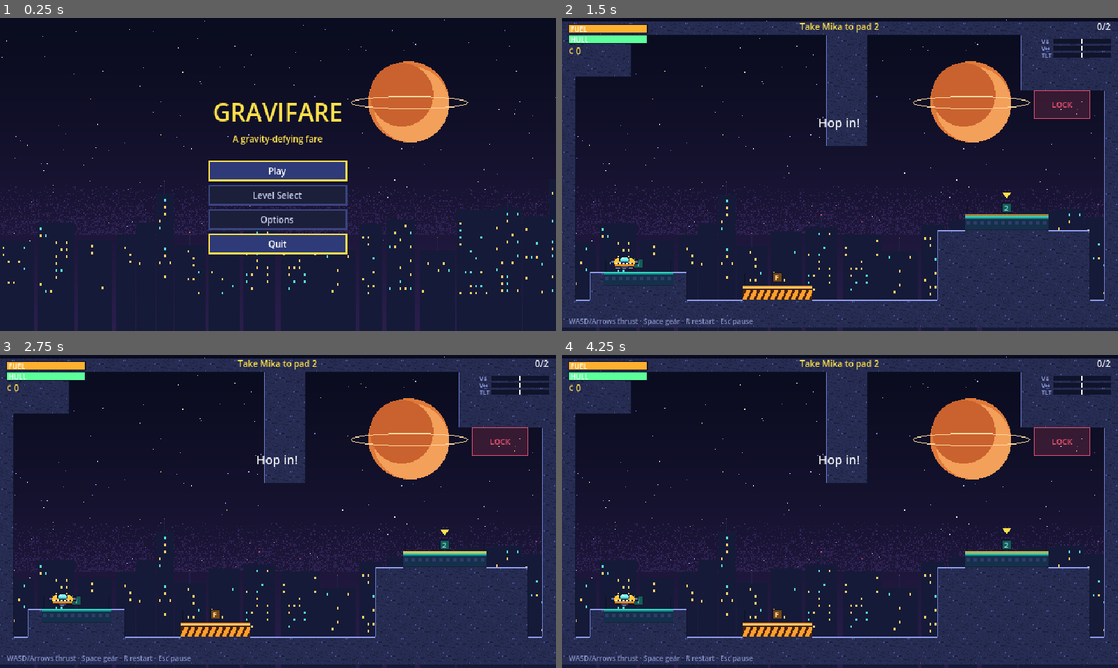
Above: before the commit, frames 1-4 (two rows, left to right).
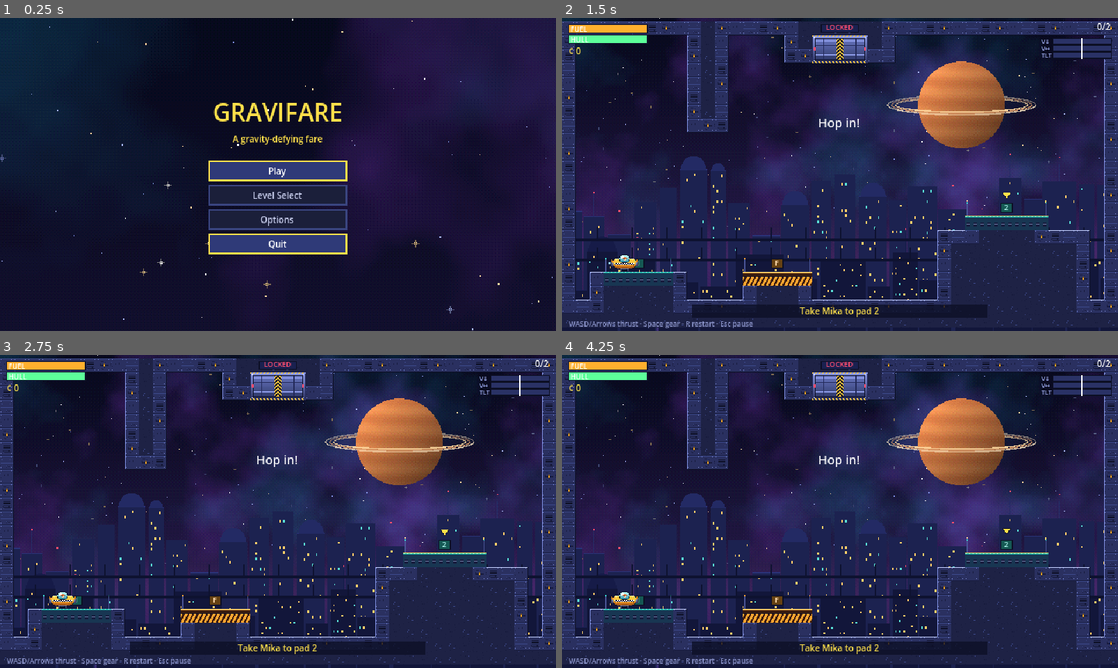
Above: after the commit, the same moments.

Repository: floppi77/gravifare
Game: Godot game, scene res://src/game/boot.tscn
Same seed, same stepped clock (60 frames per second), same inputs: the game is played once before the commit and once after it.
Inputs (mouse positions are in pixels of both pictures, inside the frame that each line leads up to):
- Up to frame 1 (0.25 s): no input
- Up to frame 2 (1.5 s): click "Play" at 0.5 s; tap Enter (ui_accept) at 1.25 s; move the mouse to (962, 158) at 1.27 s; hold D (thrust_right) from 1.28 s (still down); hold Space (gear) from 1.28 s (still down); click (962, 158) at 1.42 s
- Up to frame 3 (2.75 s): tap Enter (ui_accept) at 1.52, 1.55, 1.82, 2 s; release D (thrust_right) at 2 s; release Space (gear) at 2 s; drag from (166, 527) to (250, 574) at 2.02 s
- Up to frame 4 (4.25 s): tap R (restart) at 2.75 s; move the mouse to (895, 442) at 2.77 s; hold D (thrust_right) 2.78-3.5 s; hold Space (gear) 2.78-3.5 s; tap Enter (ui_accept) at 3.05, 3.5 s; drag from (812, 574) to (673, 464) at 3.52 s

The runs differ from the first frame. In frame 1, 19% of the frame differs, in the area x 0-100%, y 0-100%; in frame 2, 45%; in frame 3, 45%; in frame 4, 45%.

Commit message:
Gamepad-Menüauswahl (A/B), Ausgangstor mittig oben mit Animation, 1080p-Standard, Grafik in 3-facher Auflösung, Levelregeln-Tests
Co-Authored-By: Claude Sonnet 5.5 <noreply@anthropic.com>

Diff:
--- a/data/i18n/de.json
+++ b/data/i18n/de.json
@@ -43,5 +43,7 @@
  "OPT_REDUCE": "Weniger Bewegung",
  "ON": "an",
  "OFF": "aus",
- "TITLE_SUB": "Eine schwerelose Fahrt"
+ "TITLE_SUB": "Eine schwerelose Fahrt",
+ "EXIT_SIGN": "AUSGANG",
+ "EXIT_LOCKED": "GESPERRT"
 }
--- a/data/i18n/en.json
+++ b/data/i18n/en.json
@@ -43,5 +43,7 @@
  "OPT_REDUCE": "Reduced motion",
  "ON": "on",
  "OFF": "off",
- "TITLE_SUB": "A gravity-defying fare"
+ "TITLE_SUB": "A gravity-defying fare",
+ "EXIT_SIGN": "EXIT",
+ "EXIT_LOCKED": "LOCKED"
 }
--- a/data/levels/s1_01.json
+++ b/data/levels/s1_01.json
@@ -8,14 +8,14 @@
  },
  "map": [
   "########################################",
-  "#####..............###...........#######",
-  "#####..............###...........#######",
-  "#####..............###...........#######",
-  "#..................###...........#######",
-  "#..................###............EEEE.#",
-  "#..................###............EEEE.#",
-  "#..................###.................#",
-  "#..................###.................#",
+  "#........###....##EEEE##...............#",
+  "#........###....##EEEE##...............#",
+  "#........###...........................#",
+  "#........###...........................#",
+  "#........###...........................#",
+  "#........###...........................#",
+  "#........###...........................#",
+  "#......................................#",
   "#......................................#",
   "#......................................#",
   "#......................................#",
@@ -25,8 +25,8 @@
   "#..........................###########.#",
   "#..........................###########.#",
   "#...S......................###########.#",
-  "#.#11111#..................###########.#",
-  "#.#######....FFFFF.........###########.#",
+  "#.#11111#....FFFFF.........###########.#",
+  "#.#######....#####.........###########.#",
   "########################################",
   "########################################"
  ],
--- a/data/levels/s1_02.json
+++ b/data/levels/s1_02.json
@@ -8,8 +8,8 @@
  },
  "map": [
   "########################################",
-  "#.............####.....................#",
-  "#.............####.....................#",
+  "#.............####EEEE##...............#",
+  "#.............####EEEE##...............#",
   "#.............####.....................#",
   "#.............####.....................#",
   "#.............####.....................#",
@@ -17,8 +17,8 @@
   "#.............####...........###########",
   "#.333333.....................###########",
   "#########..............................#",
-  "#########.......................EEEEEE.#",
-  "#########...............####....EEEEEE.#",
+  "#########..............................#",
+  "#########...............####...........#",
   "#.......................####...........#",
   "#.......................####...........#",
   "#.......................####...222222..#",
--- a/data/levels/s1_03.json
+++ b/data/levels/s1_03.json
@@ -8,11 +8,11 @@
  },
  "map": [
   "########################################",
-  "#############..........................#",
-  "#############..........................#",
+  "#...............##EEEE##...............#",
+  "#...............##EEEE##...............#",
   "#......................................#",
-  "#.EEEEE................................#",
-  "#.EEEEE................................#",
+  "#......................................#",
+  "#......................................#",
   "#.............####.....#####...........#",
   "#.............####.....#####...........#",
   "#.............####.....#####...........#",
--- a/project.godot
+++ b/project.godot
@@ -8,9 +8,9 @@
 [display]
 window/size/viewport_width=640
 window/size/viewport_height=360
-window/size/window_width_override=1280
-window/size/window_height_override=720
-window/stretch/mode="viewport"
+window/size/window_width_override=1920
+window/size/window_height_override=1080
+window/stretch/mode="canvas_items"
 window/stretch/scale_mode="integer"
 
 [physics]
--- a/src/core/controls.gd
+++ b/src/core/controls.gd
@@ -36,6 +36,12 @@
 			jb.button_index = b
 			InputMap.action_add_event(a, jb)
 
+	# Godot 4.7 liefert für ui_accept/ui_cancel keine Gamepad-Standardtasten: A bestätigt, B bricht ab.
+	for pair in [["ui_accept", JOY_BUTTON_A], ["ui_cancel", JOY_BUTTON_B]]:
+		var jb := InputEventJoypadButton.new()
+		jb.button_index = pair[1]
+		InputMap.action_add_event(pair[0], jb)
+
 func _input(event: InputEvent) -> void:
 	if event is InputEventJoypadButton or (event is InputEventJoypadMotion and event.axis <= JOY_AXIS_RIGHT_Y and absf(event.axis_value) > 0.5):
 		last_device = "gamepad"
--- a/src/core/flow.gd
+++ b/src/core/flow.gd
@@ -43,6 +43,10 @@
 
 func _ready() -> void:
 	for a in OS.get_cmdline_user_args():
+		if a == "--dump-input":
+			for act in ["ui_accept", "ui_cancel", "ui_up", "ui_down", "gear", "pause"]:
+				print(act, " -> ", InputMap.action_get_events(act).map(func(e): return e.as_text()))
+			get_tree().quit.call_deferred()
 		if a.begins_with("--shot="):
 			_shot = a.substr(7)
 		elif a.begins_with("--frames="):
--- a/src/core/level_data.gd
+++ b/src/core/level_data.gd
@@ -17,6 +17,7 @@
 var pads := {}               # id -> {id, x0, x1, row, center, fuel}
 var spawn := Vector2.ZERO
 var exit_cells: Array = []
+var exit_open := false      # Laufzeitzustand; geschlossenes Tor ist fest
 var par_time := 90.0
 var start_fuel := Tuning.FUEL_MAX
 var raw := {}
@@ -77,7 +78,7 @@
 
 func is_solid_cell(cx: int, cy: int) -> bool:
 	var c := cell(cx, cy)
-	return c == SOLID or c == "^" or (c >= "1" and c <= "9") or c == "F"
+	return c == SOLID or c == "^" or (c >= "1" and c <= "9") or c == "F" or (c == "E" and not exit_open)
 
 func is_solid_at(p: Vector2) -> bool:
 	return is_solid_cell(floori(p.x / Tuning.TILE), floori(p.y / Tuning.TILE))
@@ -104,5 +105,17 @@
 			return pad
 	return {}
 
+func exit_rect() -> Rect2:
+	## Tor als Rechteck in Pixeln (leer, wenn das Level keins hat).
+	if exit_cells.is_empty():
+		return Rect2()
+	var x0 := 1 << 30
+	var y0 := 1 << 30
+	var x1 := -1
+	var y1 := -1
+	for c in exit_cells:
+		x0 = mini(x0, c.x); y0 = mini(y0, c.y); x1 = maxi(x1, c.x); y1 = maxi(y1, c.y)
+	return Rect2(x0 * Tuning.TILE, y0 * Tuning.TILE, (x1 - x0 + 1) * Tuning.TILE, (y1 - y0 + 1) * Tuning.TILE)
+
 func pixel_size() -> Vector2:
 	return Vector2(width * Tuning.TILE, height * Tuning.TILE)
--- a/src/core/run.gd
+++ b/src/core/run.gd
@@ -30,6 +30,7 @@
 	soft_landings = 0
 	result = Result.RUNNING
 	exit_open = lvl.jobs.is_empty()
+	lvl.exit_open = exit_open
 	job_time = 0.0
 
 func current_job() -> Dictionary:
@@ -114,4 +115,5 @@
 	phase_timer = 0.0
 	if job_index >= level.jobs.size():
 		exit_open = true
+		level.exit_open = true
 		log.append({"type": "exit_open"})
--- a/src/game/backdrop.gd
+++ b/src/game/backdrop.gd
@@ -2,6 +2,7 @@
 ## Parallax-Hintergrund (Sektor 1). Zwei Ebenen, Offsets ganzzahlig gerundet.
 
 var far: Texture2D = preload("res://assets/art/bg_s1_far.png")
+var mid: Texture2D = preload("res://assets/art/bg_s1_mid.png")
 var near: Texture2D = preload("res://assets/art/bg_s1_near.png")
 var cam_ref: Camera2D
 var lvl: LevelData
@@ -13,10 +14,17 @@
 	queue_redraw()
 
 func _draw() -> void:
-	draw_texture(far, Vector2.ZERO)
+	var full := Rect2(0, 0, 640, 360)
+	draw_texture_rect(far, full, false)
 	var cam := get_viewport().get_camera_2d()
 	var off := Vector2.ZERO
 	if cam != null and lvl != null:
 		off = cam.get_screen_center_position() - Vector2(320, 180)
-	var nx := -floorf(off.x * 0.25)
-	draw_texture(near, Vector2(nx, -floorf(off.y * 0.1)))
+	_layer(mid, off, 0.08)
+	_layer(near, off, 0.18)
+
+func _layer(tex: Texture2D, off: Vector2, k: float) -> void:
+	var x := -roundf(off.x * k * 3.0) / 3.0
+	var y := -roundf(off.y * k * 3.0) / 3.0
+	for i in [-1, 0, 1]:
+		draw_texture_rect(tex, Rect2(x + i * 640.0, y, 640, 360), false)
--- a/src/game/game.gd
+++ b/src/game/game.gd
@@ -22,6 +22,10 @@
 		Flow.current_level = "s1_01"
 	level_path = Flow.level_path(Flow.current_level)
 	load_level(level_path)
+	if OS.get_cmdline_user_args().has("--debug-open-exit"):
+		run.exit_open = true
+		run.level.exit_open = true
+		world_tiles.door = 1.0
 
 func load_level(path: String) -> void:
 	var lvl := LevelData.load_file(path)
--- a/src/game/hud.gd
+++ b/src/game/hud.gd
@@ -45,7 +45,10 @@
 			txt = tr("HUD_DELIVER") % [who, run.target_pad()]
 		else:
 			txt = tr("HUD_PICKUP") % [who, run.target_pad()]
-	draw_string(font, Vector2(size.x * 0.5 - 150, 14), txt, HORIZONTAL_ALIGNMENT_CENTER, 300, 10, Color("#ffe14a"))
+	if txt != "":
+		draw_rect(Rect2(size.x * 0.5 - 170, size.y - 30, 340, 15), Color(0.05, 0.06, 0.15, 0.8))
+		draw_rect(Rect2(size.x * 0.5 - 170, size.y - 30, 340, 15), Color("#3a4580"), false, 0.67)
+		draw_string(font, Vector2(size.x * 0.5 - 170, size.y - 19), txt, HORIZONTAL_ALIGNMENT_CENTER, 340, 10, Color("#ffe14a"))
 	var done := "%d/%d" % [run.delivered, run.level.jobs.size()]
 	draw_string(font, Vector2(size.x - 70, 14), done, HORIZONTAL_ALIGNMENT_RIGHT, 62, 10, Color.WHITE)
 	# Landeampel: Sinkrate, Seitengeschwindigkeit, Neigung
@@ -61,12 +64,13 @@
 		var lim: float = rows[i][2]
 		var ratio: float = clampf(v / lim, 0.0, 2.0)
 		var col := Color("#5dff9a") if ratio <= 0.7 else (Color("#ffe14a") if ratio <= 1.0 else Color("#ff4d6d"))
-		draw_rect(Rect2(gx, gy + i * 8, 66, 6), Color("#10142b"))
+		draw_rect(Rect2(gx - 0.67, gy + i * 8 - 0.67, 67.3, 7.3), Color("#0c0f24"))
+		draw_rect(Rect2(gx, gy + i * 8, 66, 6), Color("#2a3266"))
 		draw_rect(Rect2(gx + 1, gy + i * 8 + 1, 64.0 * minf(ratio / 2.0, 1.0), 4), col)
-		draw_rect(Rect2(gx + 32, gy + i * 8, 1, 6), Color.WHITE)
+		draw_rect(Rect2(gx + 32, gy + i * 8 - 1, 1, 8), Color.WHITE)
 		draw_string(font, Vector2(gx - 14, gy + i * 8 + 6), rows[i][0], HORIZONTAL_ALIGNMENT_LEFT, -1, 7, Color("#a9b8ff"))
 	var hint := tr("HUD_HINT_PAD") if Controls.last_device == "keyboard" else tr("HUD_HINT_PAD_PAD")
-	draw_string(font, Vector2(8, size.y - 8), hint, HORIZONTAL_ALIGNMENT_LEFT, -1, 8, Color("#8a93c9"))
+	draw_string(font, Vector2(8, size.y - 5), hint, HORIZONTAL_ALIGNMENT_LEFT, -1, 8, Color("#8a93c9"))
 	if message_t > 0.0:
 		draw_string(font, Vector2(0, size.y * 0.35), message, HORIZONTAL_ALIGNMENT_CENTER, size.x, 14, Color.WHITE)
 	if run.result == Run.Result.FAILED:
--- a/src/game/taxi_view.gd
+++ b/src/game/taxi_view.gd
@@ -36,8 +36,8 @@
 		var gl := Tuning.GEAR_LEN * g
 		var steel := Color("#c9cfee")
 		for sx in [-1.0, 1.0]:
-			draw_line(Vector2(sx * 5.0, 6), Vector2(sx * Tuning.FOOT_X, 5 + gl), steel, 1.0)
-			draw_rect(Rect2(sx * Tuning.FOOT_X - 2, 5 + gl, 4, 1), steel)
+			draw_line(Vector2(sx * 5.0, 5.5), Vector2(sx * Tuning.FOOT_X, 5 + gl), steel, 0.7)
+			draw_rect(Rect2(sx * Tuning.FOOT_X - 2, 5 + gl, 4, 0.7), steel)
 		if sim.gear_extended():
 			var ok := sim.landing_margin()
 			var lamp := Color("#5dff9a") if ok > 0.0 else Color("#ff4d6d")
@@ -46,8 +46,8 @@
 	var flick := 0.6 + 0.4 * sin(t * 60.0)
 	if flame_main > 0.0:
 		var h := 4.0 + 8.0 * flame_main * flick
-		draw_colored_polygon(PackedVector2Array([Vector2(-3, 6), Vector2(3, 6), Vector2(0, 6 + h)]), Color("#ff8a2e"))
-		draw_colored_polygon(PackedVector2Array([Vector2(-1.5, 6), Vector2(1.5, 6), Vector2(0, 6 + h * 0.6)]), Color("#fff0a0"))
+		draw_colored_polygon(PackedVector2Array([Vector2(-3, 8.5), Vector2(3, 8.5), Vector2(0, 8.5 + h)]), Color("#ff8a2e"))
+		draw_colored_polygon(PackedVector2Array([Vector2(-1.5, 8.5), Vector2(1.5, 8.5), Vector2(0, 8.5 + h * 0.6)]), Color("#fff0a0"))
 	if flame_down > 0.0:
 		var h2 := 3.0 + 4.0 * flick
 		for sx in [-1.0, 1.0]:
@@ -55,13 +55,13 @@
 	if absf(flame_side) > 0.05:
 		var s := -signf(flame_side)
 		var w := 3.0 + 6.0 * absf(flame_side) * flick
-		var x0 := s * 15.0
+		var x0 := s * 15.5
 		draw_colored_polygon(PackedVector2Array([Vector2(x0, -1), Vector2(x0, 1), Vector2(x0 + s * w, 0)]), Color("#8fd8ff"))
 	# Rumpf
 	var mod := Color.WHITE
 	if flash > 0.0:
 		mod = Color(1, 0.4 + 0.6 * (1.0 - flash), 0.4 + 0.6 * (1.0 - flash))
-	draw_texture(tex, Vector2(-16, -10), mod)
+	draw_texture_rect(tex, Rect2(-16, -10, 32, 20), false, mod)
 	# Schadenanzeige: Funken/Rauch
 	if hurt > 0.45 and int(t * 8.0) % 2 == 0:
 		draw_rect(Rect2(-6 + (int(t * 13.0) % 5), -8 - (int(t * 7.0) % 3), 1, 1), Color("#ffd37a"))
--- a/src/game/world_view.gd
+++ b/src/game/world_view.gd
@@ -1,48 +1,69 @@
 extends Node2D
-## Zeichnet das statische Level aus dem Tile-Atlas, plus Pads, Fahrgäste und Zielmarker.
+## Zeichnet das statische Level aus dem Tile-Atlas (Texturen in 3-facher Detailauflösung),
+## Pads mit Signalbaken, das Ausgangstor, Fahrgäste und Zielmarker.
 
 const T := Tuning.TILE
+const PX := 1.0 / 3.0                 # ein Bildschirmpixel bei 1080p in Welteinheiten
+const GATE_INNER := Rect2(10.0 / 3.0, 10.0 / 3.0, 172.0 / 3.0, 76.0 / 3.0)
+const LEAF_W := 86.0 / 3.0
+
 var level: LevelData
 var run: Run
 var tiles_tex: Texture2D = preload("res://assets/art/tiles_s1.png")
 var pass_tex: Texture2D = preload("res://assets/art/passengers.png")
+var gate_frame: Texture2D = preload("res://assets/art/gate_frame.png")
+var leaf_l: Texture2D = preload("res://assets/art/gate_leaf_l.png")
+var leaf_r: Texture2D = preload("res://assets/art/gate_leaf_r.png")
 var t := 0.0
+var door := 0.0                       # 0 = zu, 1 = offen (animiert)
 
 func setup(r: Run) -> void:
 	run = r
 	level = r.level
+	door = 1.0 if r.exit_open else 0.0
 	queue_redraw()
 
 func _process(delta: float) -> void:
 	t += delta
+	if run != null:
+		door = move_toward(door, 1.0 if run.exit_open else 0.0, delta * 0.9)
 	queue_redraw()
 
 func _hash(x: int, y: int) -> int:
 	return int(absi((x * 73856093) ^ (y * 19349663))) % 4
 
 func _tile(idx: int, cx: int, cy: int) -> void:
-	draw_texture_rect_region(tiles_tex, Rect2(cx * T, cy * T, T, T), Rect2(idx * 16, 0, 16, 16))
+	draw_texture_rect_region(tiles_tex, Rect2(cx * T, cy * T, T, T), Rect2(idx * 48, 0, 48, 48))
+
+func _deep(cx: int, cy: int) -> bool:
+	for dy in range(-1, 2):
+		for dx in range(-1, 2):
+			if not level.is_solid_cell(cx + dx, cy + dy):
+				return false
+	return true
 
 func _draw() -> void:
 	if level == null:
 		return
-	var edge := Color("#6f7fd0")
-	var edge_hi := Color("#a9b8ff")
+	var edge := Color("#7f8fe0")
+	var edge_hi := Color("#c4d0ff")
+	var shadow := Color("#0c0f24")
 	for cy in level.height:
 		for cx in level.width:
 			var c := level.cell(cx, cy)
 			if c == "#":
-				_tile(_hash(cx, cy), cx, cy)
-				# Kantenlicht zu offenen Nachbarn
+				_tile(7 + _hash(cx, cy) % 3 if _deep(cx, cy) else _hash(cx, cy), cx, cy)
+				var x := cx * T
+				var y := cy * T
 				if not level.is_solid_cell(cx, cy - 1):
-					draw_rect(Rect2(cx * T, cy * T, T, 1), edge_hi)
-					draw_rect(Rect2(cx * T, cy * T + 1, T, 1), edge)
+					draw_rect(Rect2(x, y, T, PX * 2), edge_hi)
+					draw_rect(Rect2(x, y + PX * 2, T, PX), edge)
 				if not level.is_solid_cell(cx - 1, cy):
-					draw_rect(Rect2(cx * T, cy * T, 1, T), edge)
+					draw_rect(Rect2(x, y, PX * 2, T), edge)
 				if not level.is_solid_cell(cx + 1, cy):
-					draw_rect(Rect2(cx * T + T - 1, cy * T, 1, T), Color("#10142b"))
+					draw_rect(Rect2(x + T - PX * 2, y, PX * 2, T), shadow)
 				if not level.is_solid_cell(cx, cy + 1):
-					draw_rect(Rect2(cx * T, cy * T + T - 1, T, 1), Color("#10142b"))
+					draw_rect(Rect2(x, y + T - PX * 2, T, PX * 2), shadow)
 			elif c == "^":
 				_tile(6, cx, cy)
 			elif c == "F":
@@ -50,7 +71,7 @@
 			elif c >= "1" and c <= "9":
 				_tile(4, cx, cy)
 	_draw_pads()
-	_draw_exit()
+	_draw_gate()
 	_draw_passenger()
 
 func _draw_pads() -> void:
@@ -61,36 +82,74 @@
 		var cxm: float = p.center
 		var y: float = p.row * T
 		var is_target: bool = id == target
-		var col := Color("#2fd2c6") if not p.fuel else Color("#ff9f2e")
-		# Pfosten + Nummernschild
-		draw_rect(Rect2(p.x0 + 2, y - 14, 1, 14), Color("#10142b"))
-		draw_rect(Rect2(p.x1 - 3, y - 14, 1, 14), Color("#10142b"))
-		var lw := 12
-		draw_rect(Rect2(cxm - lw / 2.0, y - 15, lw, 11), Color("#10142b"))
-		draw_rect(Rect2(cxm - lw / 2.0 + 1, y - 14, lw - 2, 9), col.darkened(0.55))
-		draw_string(font, Vector2(cxm - 3, y - 6), "F" if p.fuel else id, HORIZONTAL_ALIGNMENT_LEFT, -1, 9, col.lightened(0.5))
+		var col := Color("#35e0d2") if not p.fuel else Color("#ffa530")
+		# Pfosten mit Signalbaken
+		for x in [p.x0 + 2.0, p.x1 - 3.0]:
+			draw_rect(Rect2(x, y - 14, 1, 14), Color("#0c0f24"))
+			draw_rect(Rect2(x + PX, y - 14, PX * 2, 14), Color("#4a5596"))
+			var on := int(t * 3.0 + x) % 2 == 0 or is_target
+			draw_rect(Rect2(x - PX, y - 16, 1 + PX * 2, 2), col if on else col.darkened(0.6))
+		# Nummernschild
+		var lw := 14.0
+		draw_rect(Rect2(cxm - lw / 2.0, y - 15, lw, 11), Color("#0c0f24"))
+		draw_rect(Rect2(cxm - lw / 2.0 + PX * 2, y - 15 + PX * 2, lw - PX * 4, 11 - PX * 4), col.darkened(0.6))
+		draw_string(font, Vector2(cxm - lw / 2.0, y - 6.2), "F" if p.fuel else id, HORIZONTAL_ALIGNMENT_CENTER, lw, 9, col.lightened(0.6))
 		if is_target:
 			var pulse := 0.5 + 0.5 * sin(t * 6.0)
 			var c2 := Color("#ffe14a")
-			c2.a = 0.5 + 0.5 * pulse
-			draw_rect(Rect2(p.x0, y - 2, p.x1 - p.x0, 2), c2)
-			var ay := y - 30 - 3.0 * sin(t * 5.0)
-			draw_colored_polygon(PackedVector2Array([Vector2(cxm - 5, ay), Vector2(cxm + 5, ay), Vector2(cxm, ay + 7)]), Color("#ffe14a"))
+			c2.a = 0.55 + 0.45 * pulse
+			draw_rect(Rect2(p.x0, y - PX * 2, p.x1 - p.x0, PX * 2), c2)
+			var ay: float = y - 30 - 3.0 * sin(t * 5.0)
+			var tri := PackedVector2Array([Vector2(cxm - 5, ay), Vector2(cxm + 5, ay), Vector2(cxm, ay + 7)])
+			draw_colored_polygon(tri, Color("#ffe14a"))
+			draw_polyline(PackedVector2Array([tri[0], tri[1], tri[2], tri[0]]), Color("#0c0f24"), PX * 2)
 
-func _draw_exit() -> void:
+func _draw_gate() -> void:
 	if level.exit_cells.is_empty():
 		return
+	var r := level.exit_rect()
 	var open := run.exit_open
-	var col := Color("#5dff9a") if open else Color("#e8506e")
-	col.a = 0.25 + 0.15 * sin(t * 4.0) if open else 0.18
-	for c in level.exit_cells:
-		draw_rect(Rect2(c.x * T, c.y * T, T, T), col)
-	var xs := level.exit_cells.map(func(c): return c.x)
-	var ys := level.exit_cells.map(func(c): return c.y)
-	var r := Rect2(xs.min() * T, ys.min() * T, (xs.max() - xs.min() + 1) * T, (ys.max() - ys.min() + 1) * T)
-	var lc := Color("#5dff9a") if open else Color("#e8506e")
-	draw_rect(r, lc, false, 1.0)
-	draw_string(ThemeDB.fallback_font, r.position + Vector2(2, r.size.y * 0.5 + 3), "EXIT" if open else "LOCK", HORIZONTAL_ALIGNMENT_CENTER, r.size.x - 4, 9, lc)
+	var inner := Rect2(r.position + GATE_INNER.position, GATE_INNER.size)
+	# Innenraum: geschlossen dunkel, offen strahlend grün (stufenweise, Pixel-Art-Look)
+	var depth := Color("#120a1c").lerp(Color("#bfffd8"), door)
+	draw_rect(inner, depth)
+	if door > 0.05:
+		var bands := 6
+		for i in bands:
+			var f := float(i) / bands
+			var c := Color("#5dff9a").lerp(Color("#eafff2"), f)
+			c.a = door * (0.55 - f * 0.4)
+			draw_rect(Rect2(inner.position.x, inner.position.y + inner.size.y * f, inner.size.x, inner.size.y / bands), c)
+		# Leitchevrons nach oben
+		for k in 3:
+			var cy: float = inner.end.y - fmod(t * 14.0 + k * 9.0, 27.0)
+			var cxm: float = inner.get_center().x
+			var chev := PackedVector2Array([Vector2(cxm - 8, cy + 4), Vector2(cxm, cy - 2), Vector2(cxm + 8, cy + 4)])
+			draw_polyline(chev, Color(0.05, 0.4, 0.2, door * 0.9), 1.5)
+	# Torflügel schieben sich beim Öffnen seitlich in den Rahmen
+	var d := door * LEAF_W
+	var vis := LEAF_W - d
+	if vis > PX:
+		var lh := inner.size.y
+		draw_texture_rect_region(leaf_l, Rect2(inner.position.x, inner.position.y, vis, lh), Rect2(d * 3.0, 0, vis * 3.0, lh * 3.0))
+		draw_texture_rect_region(leaf_r, Rect2(inner.position.x + LEAF_W + d, inner.position.y, vis, lh), Rect2(0, 0, vis * 3.0, lh * 3.0))
+	draw_texture_rect(gate_frame, r, false)
+	# Statuslampen im Rahmen und Schild auf dem Deckenfels
+	var blink := int(t * 3.0) % 2 == 0
+	var lamp := Color("#5dff9a") if open else (Color("#ff4d6d") if blink else Color("#7a2438"))
+	for x in [r.position.x + 2.0, r.end.x - 4.0]:
+		draw_rect(Rect2(x, r.position.y + r.size.y * 0.5 - 2, 2, 4), lamp)
+	var font := ThemeDB.fallback_font
+	var cxm := r.get_center().x
+	var sy := r.position.y - 13.0
+	draw_rect(Rect2(cxm - 22, sy, 44, 10), Color("#0c0f24"))
+	draw_rect(Rect2(cxm - 22 + PX * 2, sy + PX * 2, 44 - PX * 4, 10 - PX * 4), Color("#1a2150"))
+	draw_string(font, Vector2(cxm - 22, sy + 7.8), tr("EXIT_SIGN") if open else tr("EXIT_LOCKED"), HORIZONTAL_ALIGNMENT_CENTER, 44, 8, lamp)
+	if open:
+		# Lichtkegel unter dem Tor
+		var spill := Color("#5dff9a")
+		spill.a = 0.10 + 0.04 * sin(t * 4.0)
+		draw_colored_polygon(PackedVector2Array([Vector2(r.position.x + 6, r.end.y), Vector2(r.end.x - 6, r.end.y), Vector2(r.end.x + 22, r.end.y + 56), Vector2(r.position.x - 22, r.end.y + 56)]), spill)
 
 func _draw_passenger() -> void:
 	var job := run.current_job()
@@ -109,5 +168,5 @@
 		var k: float = run.phase_timer / Tuning.BOARD_TIME
 		px = lerpf(px, pad.center, k)
 	elif run.phase == Run.Phase.WAITING:
-		bob = floorf(absf(sin(t * 3.0)) * 2.0)
-	draw_texture_rect_region(pass_tex, Rect2(floorf(px) - 4, py - bob, 8, 12), Rect2(look * 8, 0, 8, 12))
+		bob = floorf(absf(sin(t * 3.0)) * 2.0 * 3.0) / 3.0
+	draw_texture_rect_region(pass_tex, Rect2(px - 4, py - bob, 8, 12), Rect2(look * 24, 0, 24, 36))
--- a/src/ui/pause_menu.gd
+++ b/src/ui/pause_menu.gd
@@ -4,6 +4,7 @@
 
 var game: Node
 var box: VBoxContainer
+var in_sub := false
 
 func _ready() -> void:
 	theme = MenuKit.make_theme()
@@ -30,6 +31,7 @@
 		return
 
 func show_main() -> void:
+	in_sub = false
 	_clear()
 	box.add_child(MenuKit.title(tr("HUD_PAUSED")))
 	box.add_child(MenuKit.button(tr("MENU_RESUME"), func(): game._set_paused(false)))
@@ -38,7 +40,16 @@
 		game.load_level(game.level_path)))
 	box.add_child(MenuKit.button(tr("MENU_OPTIONS"), func():
 		_clear()
+		in_sub = true
 		box.add_child(MenuKit.options_panel(show_main))
 		_focus_first()))
 	box.add_child(MenuKit.button(tr("MENU_TO_MENU"), func(): Flow.to_menu()))
 	_focus_first()
+
+func _unhandled_input(event: InputEvent) -> void:
+	if event.is_action_pressed("ui_cancel") and not event.is_action_pressed("pause"):
+		get_viewport().set_input_as_handled()
+		if in_sub:
+			show_main()
+		else:
+			game._set_paused(false)
--- a/tests/test_runner.gd
+++ b/tests/test_runner.gd
@@ -14,7 +14,7 @@
 		print("  FAIL ", msg)
 
 func _initialize() -> void:
-	for t in ["_test_level_parse", "_test_gravity_fall", "_test_hover", "_test_good_landing", "_test_crash", "_test_full_run", "_test_bot_solves_levels"]:
+	for t in ["_test_level_parse", "_test_gravity_fall", "_test_hover", "_test_good_landing", "_test_crash", "_test_full_run", "_test_level_rules", "_test_gate_blocks_until_open", "_test_bot_solves_levels"]:
 		print(t)
 		call(t)
 	print("%d Prüfungen, %d Fehler" % [checks, failures])
@@ -33,7 +33,7 @@
 	var s := TaxiSim.new()
 	s.setup(_lvl())
 	s.state = TaxiSim.State.FLYING
-	s.pos = Vector2(200, 100)
+	s.pos = Vector2(400, 100)
 	s.vel = Vector2.ZERO
 	for i in 120:
 		s.step(Vector2.ZERO, false)
@@ -45,7 +45,7 @@
 	var s := TaxiSim.new()
 	s.setup(_lvl())
 	s.state = TaxiSim.State.FLYING
-	s.pos = Vector2(200, 100)
+	s.pos = Vector2(400, 100)
 	s.vel = Vector2.ZERO
 	var fuel0 := s.fuel
 	for i in 240:
@@ -112,3 +112,28 @@
 		var lvl := LevelData.load_file("res://data/levels/" + f)
 		var r := Bot.fly_level(lvl)
 		check(r.complete and r.hull > 90.0, "Autopilot löst %s (%.0f s, Hülle %.0f%%, %s)" % [lvl.id, r.time, r.hull, r.reason])
+
+func _test_level_rules() -> void:
+	var dir := DirAccess.open("res://data/levels")
+	for f in dir.get_files():
+		if not f.ends_with(".json"):
+			continue
+		var lvl := LevelData.load_file("res://data/levels/" + f)
+		var r := lvl.exit_rect()
+		check(r.size.x > 0 and absf(r.get_center().x - lvl.width * Tuning.TILE * 0.5) < 1.0 and r.position.y <= Tuning.TILE * 2.0,
+			"%s: Ausgang mittig oben" % lvl.id)
+		var min_w := 99
+		for id in lvl.pads:
+			min_w = mini(min_w, int((lvl.pads[id].x1 - lvl.pads[id].x0) / Tuning.TILE))
+		check(min_w >= 4, "%s: alle Pads mindestens 4 Tiles breit (min %d)" % [lvl.id, min_w])
+		check(lvl.spawn != Vector2.ZERO, "%s: Startpunkt vorhanden" % lvl.id)
+
+func _test_gate_blocks_until_open() -> void:
+	var lvl := _lvl()
+	var r := Run.new()
+	r.start(lvl)
+	var rect := lvl.exit_rect()
+	check(lvl.box_hits_solid(rect.get_center(), Tuning.HULL_HALF), "Geschlossenes Tor ist fest")
+	r.exit_open = true
+	lvl.exit_open = true
+	check(not lvl.box_hits_solid(rect.get_center(), Tuning.HULL_HALF), "Offenes Tor ist passierbar")
Binary file changed: assets/art/bg_s1_far.png
Binary file added: assets/art/bg_s1_mid.png
Not shown, added: assets/art/bg_s1_mid.png.import
Binary file changed: assets/art/bg_s1_near.png
Binary file added: assets/art/gate_frame.png
Not shown, added: assets/art/gate_frame.png.import
Binary file added: assets/art/gate_leaf_l.png
Not shown, added: assets/art/gate_leaf_l.png.import
Binary file added: assets/art/gate_leaf_r.png
Not shown, added: assets/art/gate_leaf_r.png.import
Binary file changed: assets/art/passengers.png
Binary file changed: assets/art/taxi.png
(and 11 more such lines)
